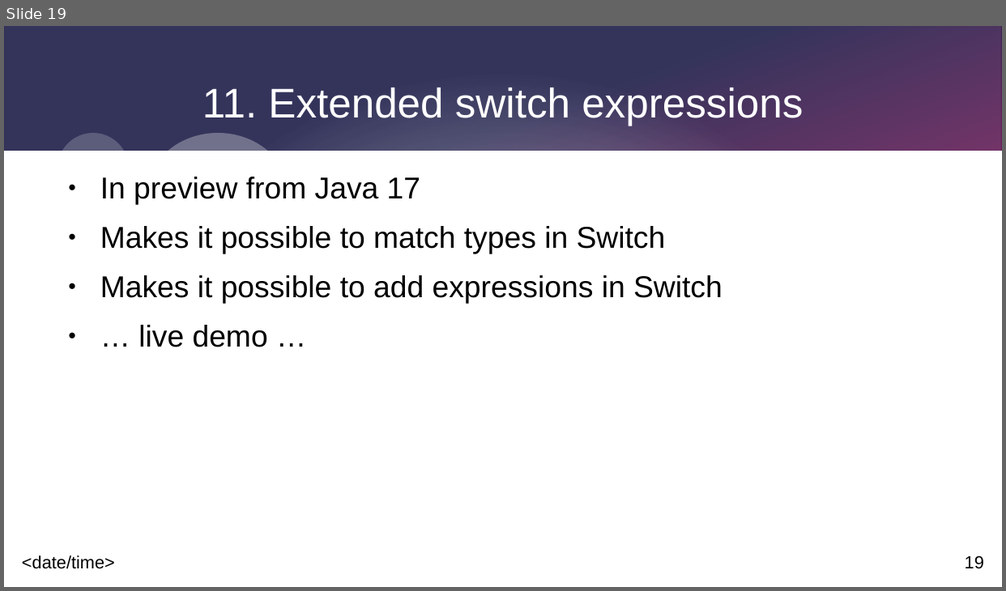
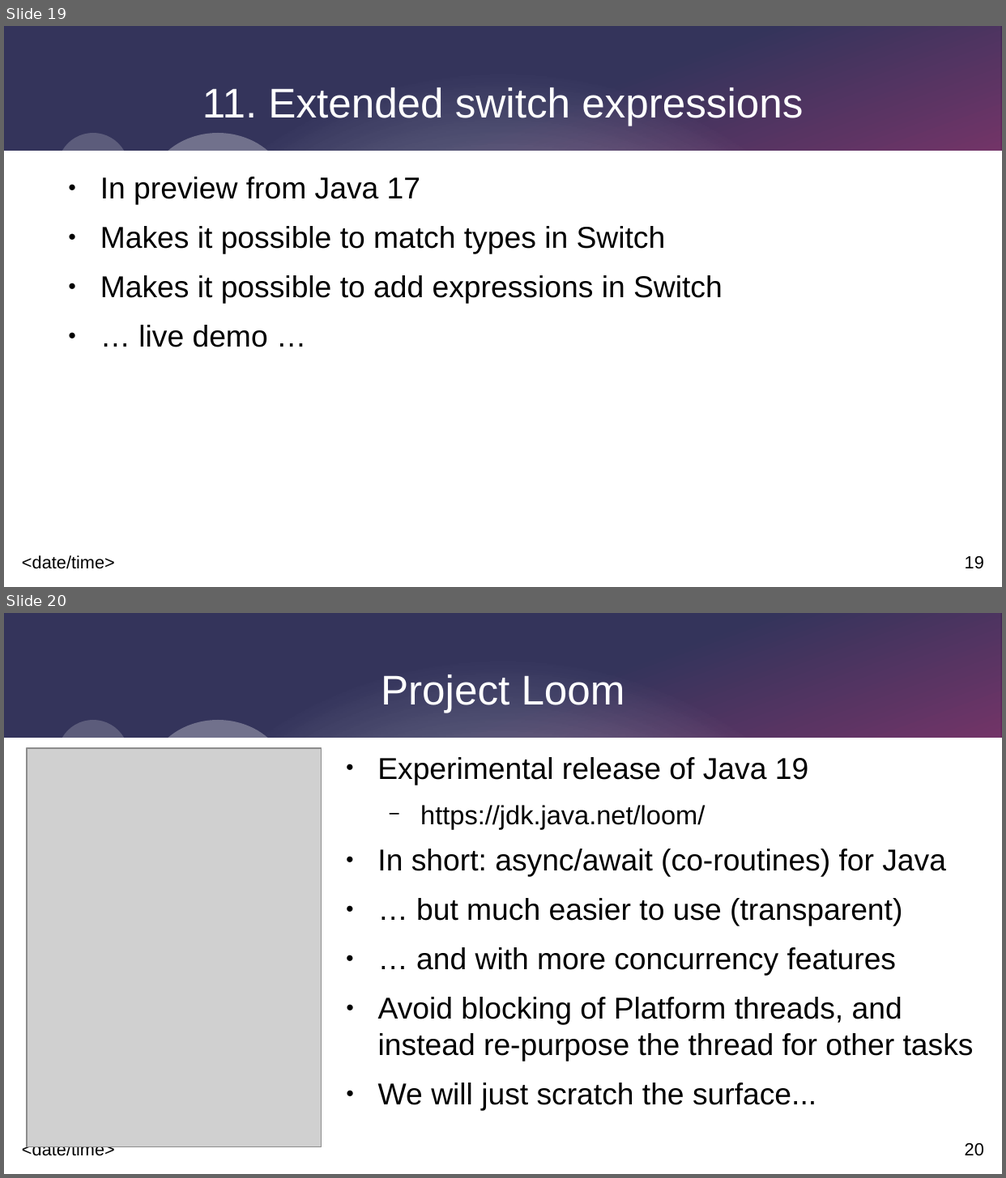
Before and after one commit to johnnyegel/Talk_JavaLatestAndGreatest, a slide deck: Presentation/JavaLatestAndGreatest.odp. Shown one above the other, each under a label of ours: slide 19 before the commit, slides 19 and 20 after it. The pictures are 1006x591 and 1006x1178 pixels, drawn with LibreOffice and Linux fonts; fonts in the diff are those of the drawing; grey boxes stand for pictures. Boxes give left, top, right and bottom in pixels: in the first picture for what was removed or moved away, otherwise in the second. Text is boxed around its words. In the diff, an @@ line names an element or a change of style, - is before the commit and + after.

Commit message:
Added idea settings, as this was troublesome to configure. Added Loom examples and worked more on presentation

```diff
--- a/Presentation/JavaLatestAndGreatest.odp
+++ b/Presentation/JavaLatestAndGreatest.odp
@@ slide 20 added at (4, 613, 1002, 1174), background #FFFFFF; not listed: 9 template elements that a slide beside it also shows @@
@@ title added at (381, 675, 625, 713), 33 pt, text #FFFFFF @@
+Project Loom
@@ picture added at (27, 748, 321, 1148) @@
@@ text added at (377, 757, 974, 1111), 24 pt, text #000000 @@
+● Experimental release of Java 19
+  − https://jdk.java.net/loom/
+● In short: async/await (co-routines) for Java
+● … but much easier to use (transparent)
+● … and with more concurrency features
+● Avoid blocking of Platform threads, and instead re-purpose the thread for other tasks
+● We will just scratch the surface...
```
Also in this commit, not shown: 2 slides changed, 6 other slides added, 4 other files.
